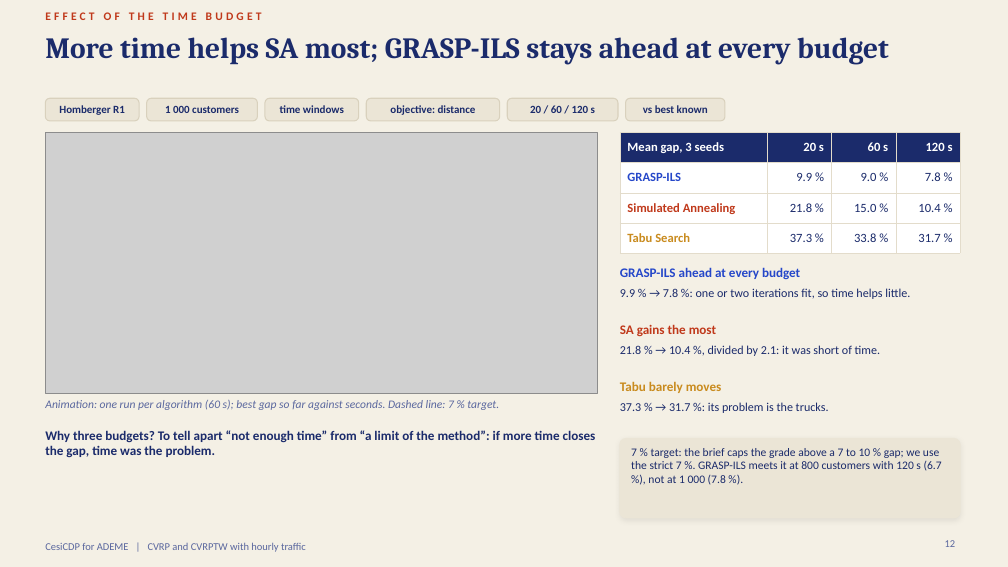
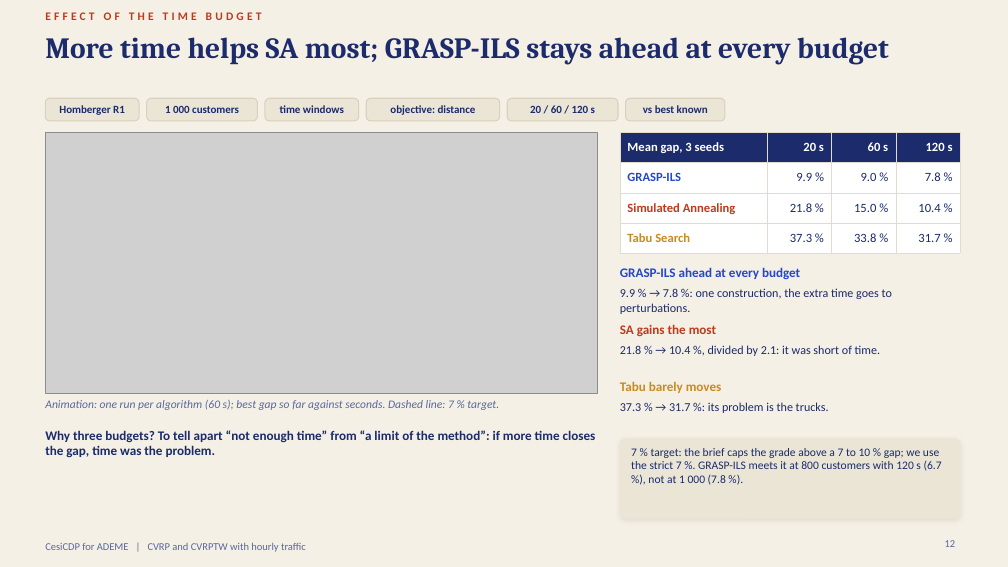
Before and after one commit to zzaved/cesi-cvrp-metaheuristics, a slide deck: slide 12 of presentation/cvrp_final_presentation.pptx. Drawn at 1008x567 pixels with LibreOffice and Linux fonts; fonts in the diff are those of the drawing; grey boxes stand for pictures. Boxes give left, top, right and bottom in pixels: in the first picture for what was removed or moved away, otherwise in the second. Text is boxed around its words. In the diff, an @@ line names an element or a change of style, - is before the commit and + after.

Commit message:
feat(presentation): cities with time windows slide, perturbation wording and revised recommendation

```diff
--- a/presentation/cvrp_final_presentation.pptx
+++ b/presentation/cvrp_final_presentation.pptx
@@ text at [620,288,892,314]: text changed @@
-9.9 % → 7.8 %: one or two iterations fit, so time helps little.
+9.9 % → 7.8 %: one construction, the extra time goes to perturbations.
```
Also in this commit, not shown: 10 other slides changed, 1 slide added, 4 other files.
